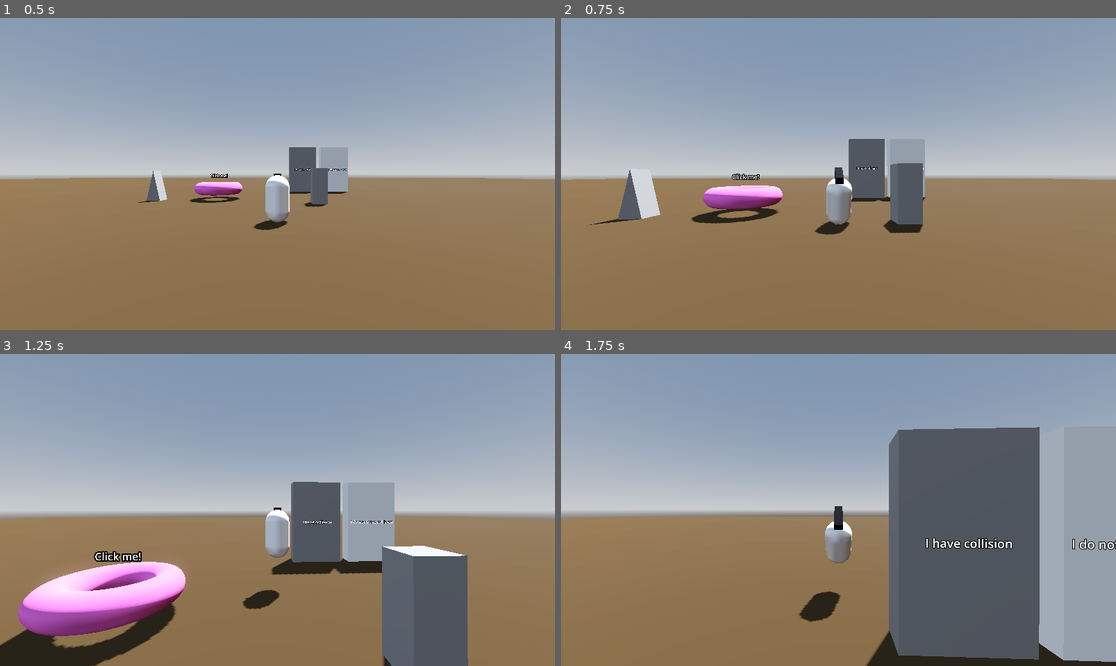
Above: before the commit, frames 1-4 (two rows, left to right).
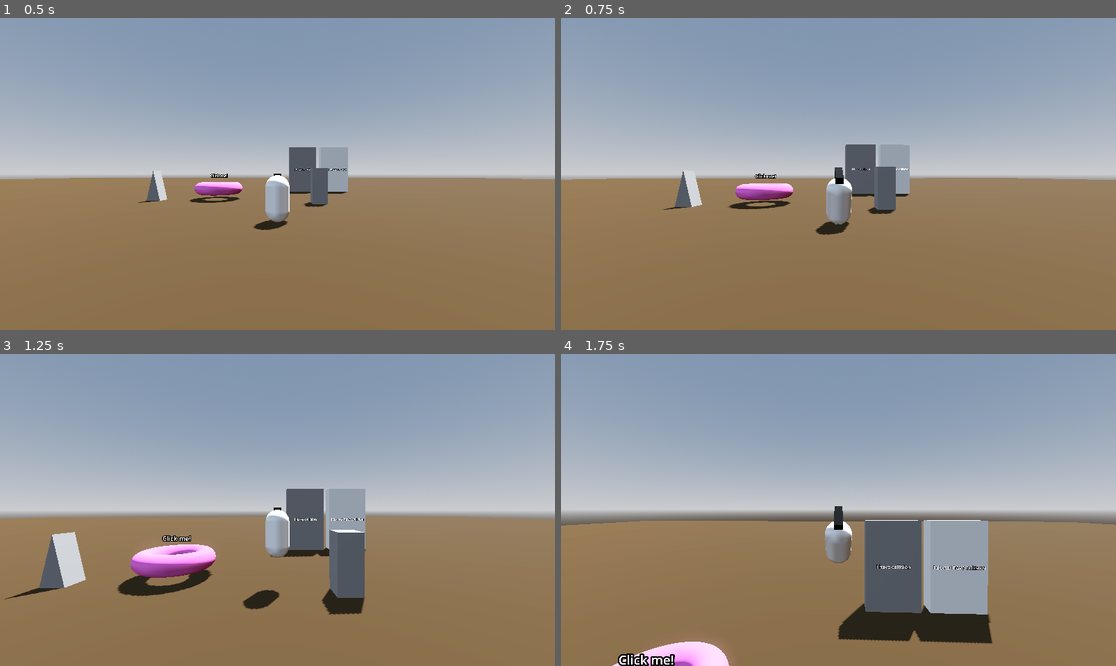
Above: after the commit, the same moments.

Repository: Gjosti/dev-sandbox
Game: Godot game, scene res://Levels/sandbox_level.tscn
Two runs of this game, one before a commit and one after it. Both use one fixed random seed, a clock stepped at 60 frames per second and the inputs below.
Inputs (mouse positions are in pixels of both pictures, inside the frame that each line leads up to):
- Up to frame 1 (0.5 s): no input
- Up to frame 2 (0.75 s): tap Enter at 0.5 s; move the mouse to (866, 174) at 0.52 s; hold W (move_forward) from 0.53 s (still down); hold Shift (dash) from 0.53 s (still down); click (866, 174) at 0.67 s
- Up to frame 3 (1.25 s): keep holding W (move_forward); keep holding Shift (dash); tap Space (jump) at 0.77, 0.8, 1.07 s
- Up to frame 4 (1.75 s): keep holding W (move_forward); move the mouse to (810, 510) at 1.27 s; release Shift (dash) at 1.28 s; tap Space (jump) at 1.35, 1.52 s; tap Shift (dash) at 1.55 s

Frame 1 is identical in both runs. In frame 2, 5.0% of the frame differs, in the area x 5-89%, y 38-70%; in frame 3, 20%; in frame 4, 32%, in the area x 0-100%, y 23-100%.

Commit message:
dash progress

Diff:
--- a/Player/Player.tscn
+++ b/Player/Player.tscn
@@ -43,5 +43,6 @@
 
 [node name="Jump" parent="." node_paths=PackedStringArray("player") instance=ExtResource("5_8g4oa")]
 player = NodePath("..")
+extra_jumps = 99
 
 [editable path="RigPivot/Rig"]
--- a/Player/dash.gd
+++ b/Player/dash.gd
@@ -1,22 +1,23 @@
 extends Node3D
 
 @export var player: Player
-@export var dash_cooldown: float = 0.5
+@export var dash_cooldown: float = 0.1
 @export var dash_duration: float = 0.2
-@export var dash_speed_modifier: float = 5.0
+@export var dash_speed_modifier: float = 2.0
 @export var time_remaining: float = 0.0
 @onready var timer: Timer = $Timer
 
 var direction: Vector3 = Vector3.ZERO
 var previous_velocity: Vector3 = Vector3.ZERO
+var dash_velocity: Vector3
 
 func _physics_process(delta: float) -> void:
-	var dash_velocity = direction * player.speed * dash_speed_modifier
+	dash_velocity = direction * player.speed * dash_speed_modifier
 	player.velocity.x = dash_velocity.x
 	player.velocity.z = dash_velocity.z
 
-	# Face dash direction
-	if direction.length() > 0.01:
+	# Face dash direction while dashing
+	if time_remaining > 0 and direction.length() > 0.01:
 		var target_yaw = atan2(-direction.x, -direction.z)
 		player.rig_pivot.rotation.y = target_yaw
 
@@ -35,5 +36,12 @@
 			player.rig.travel("Dash")
 			timer.start(dash_cooldown)
 			time_remaining = dash_duration
+
+			# Apply dash
+			var initial_horizontal_speed = Vector2(player.velocity.x, player.velocity.z).length()
+			var dash_speed = max(player.speed, initial_horizontal_speed) * dash_speed_modifier
+			dash_velocity = direction * dash_speed
+			player.velocity.x += dash_velocity.x
+			player.velocity.z += dash_velocity.z
 		else:
 			print("Not Dashable")
--- a/Player/player.gd
+++ b/Player/player.gd
@@ -5,6 +5,7 @@
 @export_group("Movement Settings")
 @export var speed: float = 6.0
 @export var air_control_lerp: float = 75 # Controls air movement responsiveness
+var air_turn_face_rate: float = 2.5
 
 # Camera Settings
 @export_group("Camera Settings")
@@ -25,7 +26,7 @@
 # Camera
 var camera_yaw: float
 var camera_basis: Basis
-var target_yaw :float
+var target_yaw: float
 
 
 # Node References
@@ -88,6 +89,8 @@
 		if direction != Vector3.ZERO:
 			velocity.x += direction.x * speed * (air_control_lerp) * delta
 			velocity.z += direction.z * speed * (air_control_lerp) * delta
+			target_yaw = atan2(-direction.x, -direction.z)
+			rig_pivot.rotation.y = lerp_angle(rig_pivot.rotation.y, target_yaw, air_turn_face_rate * delta)
 	rig.update_animation_tree(direction)
 
 # TODO Air Control TODO REDO! NOT IN USE
